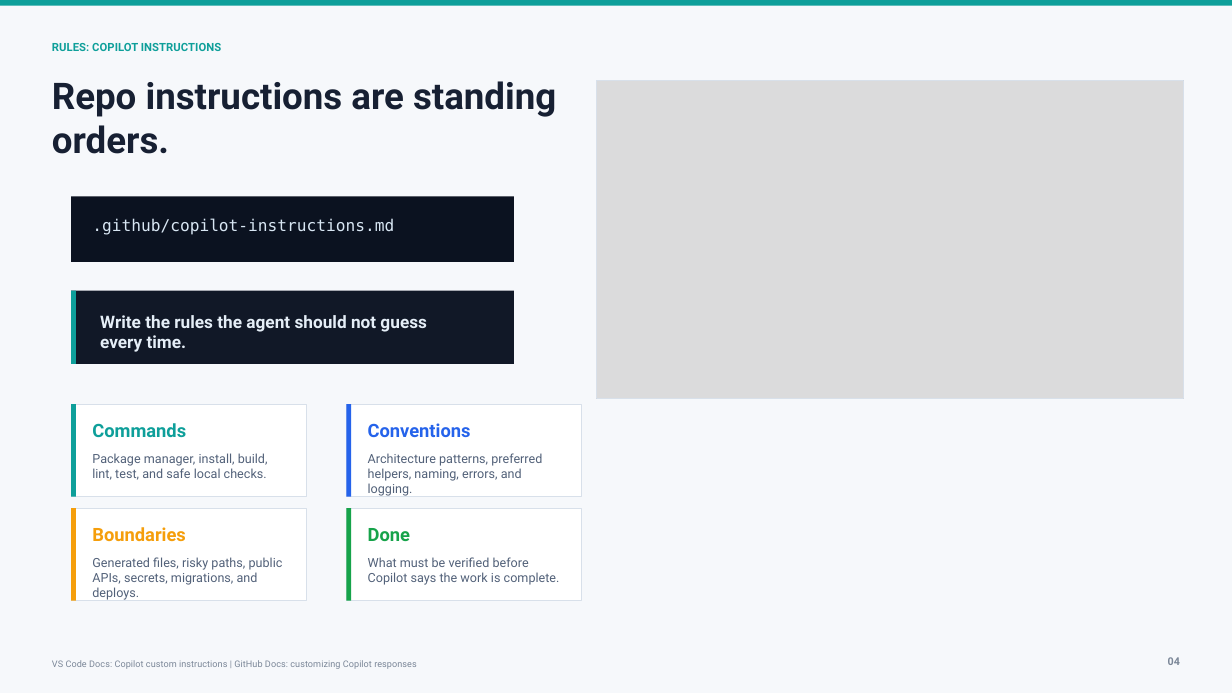
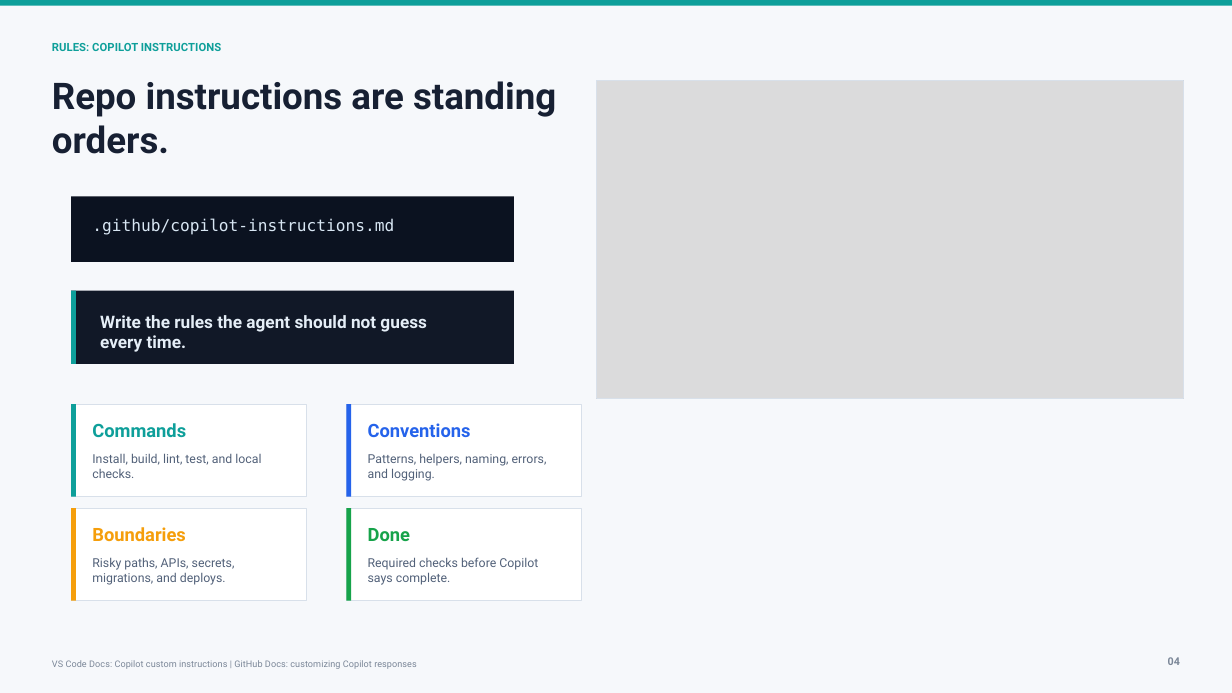
Before and after one commit to Cmcd9155/101-ai-basics-for-developers-presentation, a slide deck: slide 4 of presentations/102/deck/102-agent-harnesses.pptx. Drawn at 1232x693 pixels with LibreOffice and Linux fonts; fonts in the diff are those of the drawing; grey boxes stand for pictures. Boxes give left, top, right and bottom in pixels: in the first picture for what was removed or moved away, otherwise in the second. Text is boxed around its words. In the diff, an @@ line names an element or a change of style, - is before the commit and + after.

```diff
--- a/presentations/102/deck/102-agent-harnesses.pptx
+++ b/presentations/102/deck/102-agent-harnesses.pptx
@@ text at [92,453,261,478]: text changed; size 9.8 to 9.6 pt @@
-Package manager, install, build, lint, test, and safe local checks.
+Install, build, lint, test, and local checks.
@@ text at [368,454,547,481]: text changed; size 9.8 to 9.6 pt @@
-Architecture patterns, preferred helpers, naming, errors, and logging.
+Patterns, helpers, naming, errors, and logging.
@@ text at [92,557,235,585]: text changed; size 9.8 to 9.6 pt @@
-Generated files, risky paths, public APIs, secrets, migrations, and deploys.
+Risky paths, APIs, secrets, migrations, and deploys.
@@ text at [368,557,538,585]: text changed; size 9.8 to 9.6 pt @@
-What must be verified before Copilot says the work is complete.
+Required checks before Copilot says complete.
```
Also in this commit, not shown: 11 other slides changed, 18 other files.
